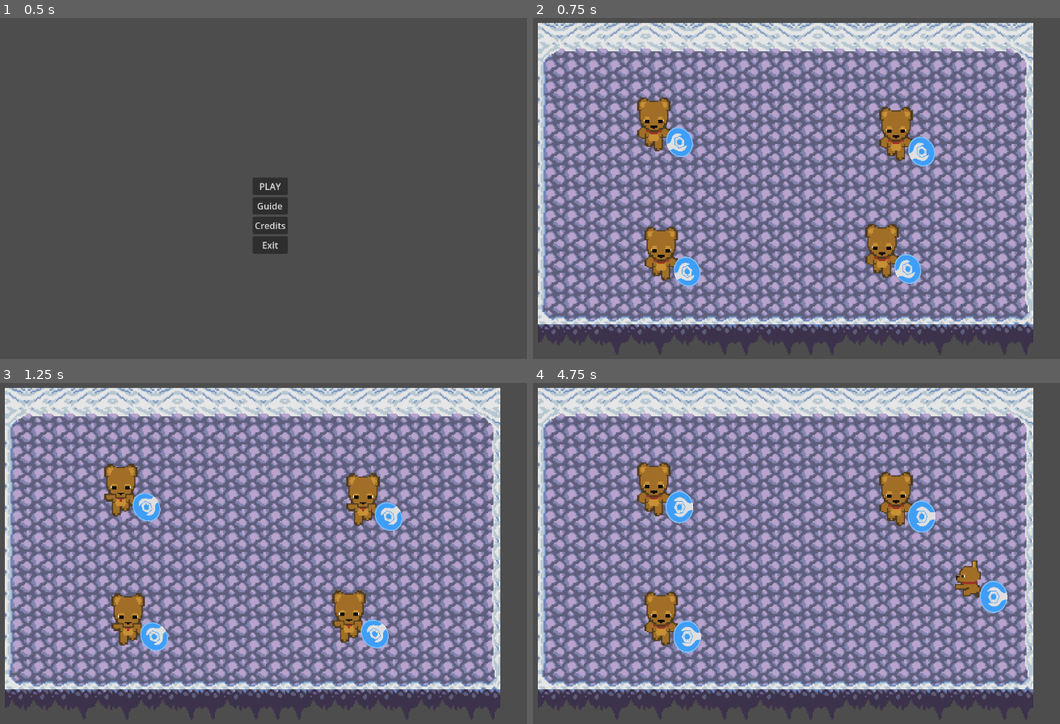
Above: before the commit, frames 1-4 (two rows, left to right).
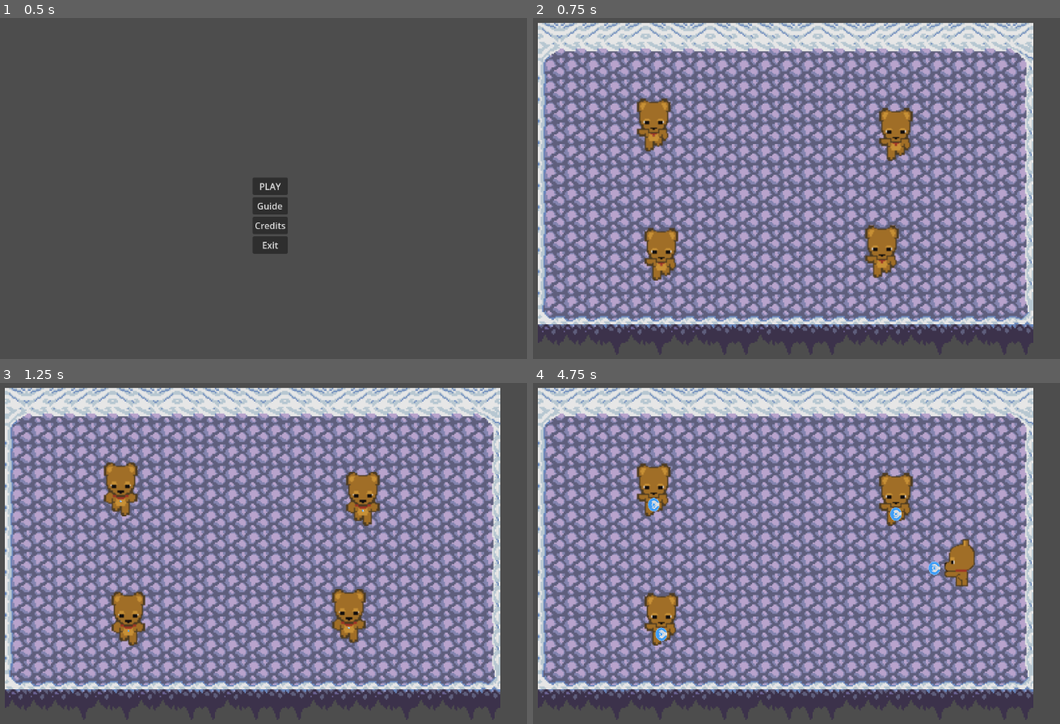
Above: after the commit, the same moments.

Repository: ciro-angarella/Parthenope_Game_Jam_2024
Game: Godot game, scene res://scenes/menu.tscn
Same seed, same stepped clock (60 frames per second), same inputs: the game is played once before the commit and once after it.
Inputs:
- Up to frame 1 (0.5 s): no input
- Up to frame 2 (0.75 s): click "PLAY" at 0.5 s
- Up to frame 3 (1.25 s): no input
- Up to frame 4 (4.75 s): tap Enter (ui_accept) at 1.25, 1.52, 2.27, 3.77, 4.52 s; hold Right (move_right) 1.28-2.03 s; hold Down (move_down) 2.03-2.78 s; hold Right (move_right) 2.78-3.53 s; hold Up (move_up) 3.53-4.28 s; hold Left (move_left) from 4.28 s (still down)

Frame 1 is identical in both runs. In frame 2, 2.7% of the frame differs, in the area x 19-77%, y 23-79%; in frame 3, 2.7%; in frame 4, 3.5%, in the area x 19-91%, y 23-80%.

Commit message:
added ball position

Diff:
--- a/Player/player_1.gd
+++ b/Player/player_1.gd
@@ -6,13 +6,11 @@
 
 @onready var axis = Vector2.ZERO
 @onready var walk_animation = $walk  # Nodo AnimationPlayer del personaggio
+var playerIndexString
+var snowballScale: float = 0.0
 
-# Offset per la posizione della palla di neve
-var offset_right = Vector2(0, 0)   # Sposta a destra
-var offset_left = Vector2(-100, -45)   # Sposta a sinistra
-var offset_up = Vector2(0, -70)     # Sposta in alto
-var offset_down = Vector2(-45, 0)    # Sposta in basso
-var playerIndexString
+const MAX_BALL_SCALE: float = 0.25
+const MIN_VELOCITY = 0.5
 
 # Stati per la macchina a stati
 enum State {
@@ -24,26 +22,29 @@
 }
 
 var current_state = State.IDLE
+var last_state = State.IDLE  # Variabile per memorizzare l'ultimo stato
+var direction_change_pressed = false
 
 func _ready() -> void:
 	playerIndexString = str(playerIndex)
+	#z_index = 10
+	get_node("Snowball").scale = Vector2(snowballScale, snowballScale)
 
 func _physics_process(delta):
 	move(delta)
 	update_state()
+	update_ball_size(delta)
+
 
 func get_input_axis() -> Vector2:
 	var x_input = int(Input.is_action_pressed("move_right_" + playerIndexString)) - int(Input.is_action_pressed("move_left_" + playerIndexString))
 	var y_input = int(Input.is_action_pressed("move_down_" + playerIndexString)) - int(Input.is_action_pressed("move_up_" + playerIndexString))
 
-	# Se c'è già velocità lungo l'asse x, ignora l'asse y
-	if velocity.x != 0:
-		y_input = 0
-	# Se c'è già velocità lungo l'asse y, ignora l'asse x
-	elif velocity.y != 0:
-		x_input = 0
-
-	axis = Vector2(x_input, y_input)
+	# Usa solo l'input in una direzione prevalente
+	if abs(x_input) > abs(y_input):
+		axis = Vector2(x_input, 0)
+	else:
+		axis = Vector2(0, y_input)
 
 	return axis.normalized() if axis != Vector2.ZERO else axis
 
@@ -51,9 +52,22 @@
 	axis = get_input_axis()
 
 	if axis == Vector2.ZERO:
-		velocity = Vector2.ZERO  # Ferma subito il movimento se non c'è input
+		# Non fermare il movimento se non c'è input, usa l'ultimo stato
+		apply_movement(Vector2.ZERO)
 	else:
-		apply_movement(axis * ACCELERATION * delta)
+		if direction_change_pressed:
+			velocity = Vector2i(0,0)
+			# Solo azzera la velocità quando è stato premuto il tasto per cambiare direzione
+			velocity = Vector2.ZERO
+			direction_change_pressed = false
+
+		var old_value = axis.x
+		var scale_range: float = 0.25
+		var velocity_range: float = 1.0
+		var scaled_velocity: float = ((snowballScale * velocity_range) / scale_range)
+		scaled_velocity = ((1 - scaled_velocity) / 0.5) + MIN_VELOCITY
+
+		apply_movement(axis * scaled_velocity * ACCELERATION * delta)
 
 	move_and_slide()
 
@@ -72,17 +86,43 @@
 	elif axis.y < 0:
 		current_state = State.MOVING_UP
 	else:
-		current_state = State.IDLE
+		# Se non c'è input, mantieni l'ultimo stato
+		current_state = last_state
 
 	# Cambia lo stato e le animazioni in base alla direzione del movimento
 	match current_state:
 		State.IDLE:
 			walk_animation.play("down")
+			update_ball_pos(Vector2(0, 10))
 		State.MOVING_UP:
 			walk_animation.play("up")
+			update_ball_pos(Vector2(0, -20))
 		State.MOVING_DOWN:
 			walk_animation.play("down")
+			update_ball_pos(Vector2(0, 10))
 		State.MOVING_LEFT:
 			walk_animation.play("left")
+			update_ball_pos(Vector2(-23, 0))
 		State.MOVING_RIGHT:
 			walk_animation.play("right")
+			update_ball_pos(Vector2(23, 0))
+
+	# Memorizza l'ultimo stato se non ci sono nuovi input
+	if axis != Vector2.ZERO:
+		last_state = current_state
+
+	# Rileva se è stato premuto il tasto per cambiare direzione
+	direction_change_pressed = Input.is_action_just_pressed("move_up") or Input.is_action_just_pressed("move_down") or Input.is_action_just_pressed("move_left") or Input.is_action_just_pressed("move_right")
+
+func update_ball_size(delta):
+	snowballScale += 0.01 * delta
+	if snowballScale > MAX_BALL_SCALE:
+		snowballScale = MAX_BALL_SCALE
+	get_node("Snowball").scale = Vector2(snowballScale, snowballScale)
+
+func update_ball_pos(pos: Vector2):
+	get_node("Snowball").position = pos
+	if pos.y > 0:
+		get_node("Snowball").z_index = 5
+	else:
+		get_node("Snowball").z_index = -5
--- a/Player/player_1.tscn
+++ b/Player/player_1.tscn
@@ -1,16 +1,20 @@
-[gd_scene load_steps=15 format=3 uid="uid://c6ngud0sp55li"]
+[gd_scene load_steps=19 format=3 uid="uid://c6ngud0sp55li"]
 
 [ext_resource type="Texture2D" uid="uid://c3ve1pjojx7mo" path="res://Risorse/orso/up/walk up 1.png" id="2_54pk5"]
 [ext_resource type="Script" path="res://Player/player_1.gd" id="2_xrr2w"]
 [ext_resource type="Texture2D" uid="uid://c8l86pmgdk07i" path="res://ICONA.png" id="3_f13js"]
 [ext_resource type="Texture2D" uid="uid://bnutafn3u00lc" path="res://Risorse/orso/up/walk up 2.png" id="3_povtw"]
 [ext_resource type="Script" path="res://scripts/snow_ball_script.gd" id="3_pyi08"]
+[ext_resource type="Texture2D" uid="uid://cgi02w5bmpswq" path="res://Risorse/orso/left/Layer 1_sprite_1.png" id="4_jna6j"]
 [ext_resource type="Texture2D" uid="uid://b3xef7jfvu275" path="res://Risorse/orso/down/walk down 1.png" id="4_qt33w"]
-[ext_resource type="Texture2D" uid="uid://c2c7htspydt2v" path="res://Risorse/orso/left/side walk png 1.png" id="4_tveiu"]
 [ext_resource type="Texture2D" uid="uid://cl6oi2xmn1n5k" path="res://Risorse/orso/down/walk down 2.png" id="5_f71hm"]
-[ext_resource type="Texture2D" uid="uid://3d4bbvom7y4k" path="res://Risorse/orso/left/side walk png 2.png" id="5_tj2ua"]
-[ext_resource type="Texture2D" uid="uid://cn1ev7tkhlhsf" path="res://Risorse/orso/right/side walk png 1_1 (1).png" id="6_po1mr"]
-[ext_resource type="Texture2D" uid="uid://bto52ewkdj7yt" path="res://Risorse/orso/right/side walk png 1_1 (2).png" id="7_u7nqi"]
+[ext_resource type="Texture2D" uid="uid://dsgdtowaw8750" path="res://Risorse/orso/left/Layer 1_sprite_2.png" id="5_spq7e"]
+[ext_resource type="Texture2D" uid="uid://dadxjyispnnfr" path="res://Risorse/orso/left/Layer 1_sprite_3.png" id="6_k6m38"]
+[ext_resource type="Texture2D" uid="uid://b6dfdmunra5tn" path="res://Risorse/orso/left/Layer 1_sprite_4.png" id="7_mpqxh"]
+[ext_resource type="Texture2D" uid="uid://cor4lyxoqvyxv" path="res://Risorse/orso/right/Layer 1_sprite_1.png" id="8_8vlqd"]
+[ext_resource type="Texture2D" uid="uid://dr0cadbv575vt" path="res://Risorse/orso/right/Layer 1_sprite_2.png" id="9_2ya0i"]
+[ext_resource type="Texture2D" uid="uid://bq2j606sollmj" path="res://Risorse/orso/right/Layer 1_sprite_3.png" id="10_p25m2"]
+[ext_resource type="Texture2D" uid="uid://b5j5yegxolcfu" path="res://Risorse/orso/right/Layer 1_sprite_4.png" id="11_xx624"]
 
 [sub_resource type="SpriteFrames" id="SpriteFrames_jvc78"]
 animations = [{
@@ -23,29 +27,41 @@
 }],
 "loop": true,
 "name": &"down",
-"speed": 5.0
+"speed": 6.0
 }, {
 "frames": [{
 "duration": 1.0,
-"texture": ExtResource("4_tveiu")
+"texture": ExtResource("4_jna6j")
 }, {
 "duration": 1.0,
-"texture": ExtResource("5_tj2ua")
+"texture": ExtResource("5_spq7e")
+}, {
+"duration": 1.0,
+"texture": ExtResource("6_k6m38")
+}, {
+"duration": 1.0,
+"texture": ExtResource("7_mpqxh")
 }],
 "loop": true,
 "name": &"left",
-"speed": 5.0
+"speed": 3.0
 }, {
 "frames": [{
 "duration": 1.0,
-"texture": ExtResource("6_po1mr")
+"texture": ExtResource("8_8vlqd")
 }, {
 "duration": 1.0,
-"texture": ExtResource("7_u7nqi")
+"texture": ExtResource("9_2ya0i")
+}, {
+"duration": 1.0,
+"texture": ExtResource("10_p25m2")
+}, {
+"duration": 1.0,
+"texture": ExtResource("11_xx624")
 }],
 "loop": true,
 "name": &"right",
-"speed": 5.0
+"speed": 3.0
 }, {
 "frames": [{
 "duration": 1.0,
@@ -56,30 +72,33 @@
 }],
 "loop": true,
 "name": &"up",
-"speed": 7.0
+"speed": 6.0
 }]
 
-[sub_resource type="CapsuleShape2D" id="CapsuleShape2D_ffljv"]
+[sub_resource type="CapsuleShape2D" id="CapsuleShape2D_6wnk8"]
+height = 39.2
 
 [sub_resource type="CircleShape2D" id="CircleShape2D_ch7fs"]
 radius = 154.871
 
 [node name="Player1" type="CharacterBody2D"]
-texture_filter = 1
+z_as_relative = false
+texture_filter = 2
 scale = Vector2(2.5, 2.5)
-collision_mask = 3
+collision_mask = 7
 script = ExtResource("2_xrr2w")
 
 [node name="walk" type="AnimatedSprite2D" parent="."]
 sprite_frames = SubResource("SpriteFrames_jvc78")
-animation = &"left"
+animation = &"right"
 
 [node name="CollisionShape2D" type="CollisionShape2D" parent="."]
-shape = SubResource("CapsuleShape2D_ffljv")
+shape = SubResource("CapsuleShape2D_6wnk8")
 
 [node name="Snowball" type="Area2D" parent="."]
 position = Vector2(23, 7)
 scale = Vector2(0.1, 0.1)
+collision_layer = 4
 
 [node name="Sprite2D" type="Sprite2D" parent="Snowball"]
 position = Vector2(0, 90)
--- a/scenes/arena.tscn
+++ b/scenes/arena.tscn
@@ -203,6 +203,8 @@
 sources/0 = SubResource("TileSetAtlasSource_b2xuc")
 
 [node name="Arena" type="Node2D"]
+z_index = -100
+z_as_relative = false
 
 [node name="TileMapLayer" type="TileMapLayer" parent="."]
 tile_map_data = PackedByteArray("AAD8//z/AAADAAAAAAD9//z/AAAEAAAAAAD+//z/AAAEAAAAAAD///z/AAAEAAAAAAAAAPz/AAAEAAAAAAABAP …(5600 unchanged characters)…
Binary file added: Risorse/orso/left/Layer 1_sprite_1.png
Not shown, added: Risorse/orso/left/Layer 1_sprite_1.png.import
Binary file added: Risorse/orso/left/Layer 1_sprite_2.png
Not shown, added: Risorse/orso/left/Layer 1_sprite_2.png.import
Binary file added: Risorse/orso/left/Layer 1_sprite_3.png
Not shown, added: Risorse/orso/left/Layer 1_sprite_3.png.import
Binary file added: Risorse/orso/left/Layer 1_sprite_4.png
Not shown, added: Risorse/orso/left/Layer 1_sprite_4.png.import
Binary file added: Risorse/orso/right/Layer 1_sprite_1.png
Not shown, added: Risorse/orso/right/Layer 1_sprite_1.png.import
Binary file added: Risorse/orso/right/Layer 1_sprite_2.png
Not shown, added: Risorse/orso/right/Layer 1_sprite_2.png.import
(and 4 more such lines)
